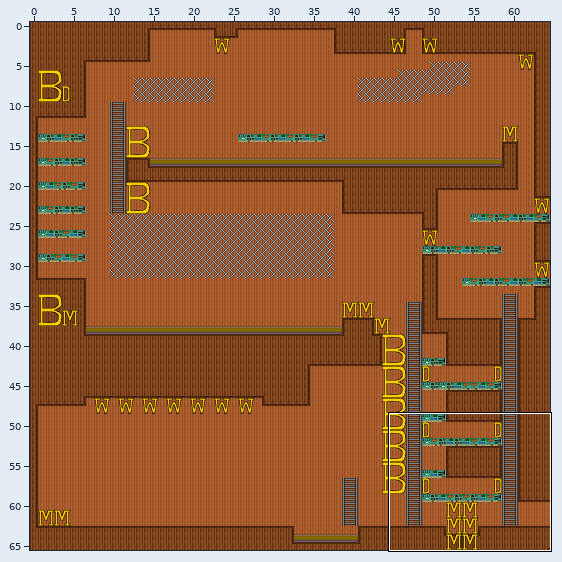
Two states of a Tiled map, tiles_map/LevelComm.tmx. The picture above shows the old version from afar; the outline marks the close-up.
Close-up. First the earlier version:
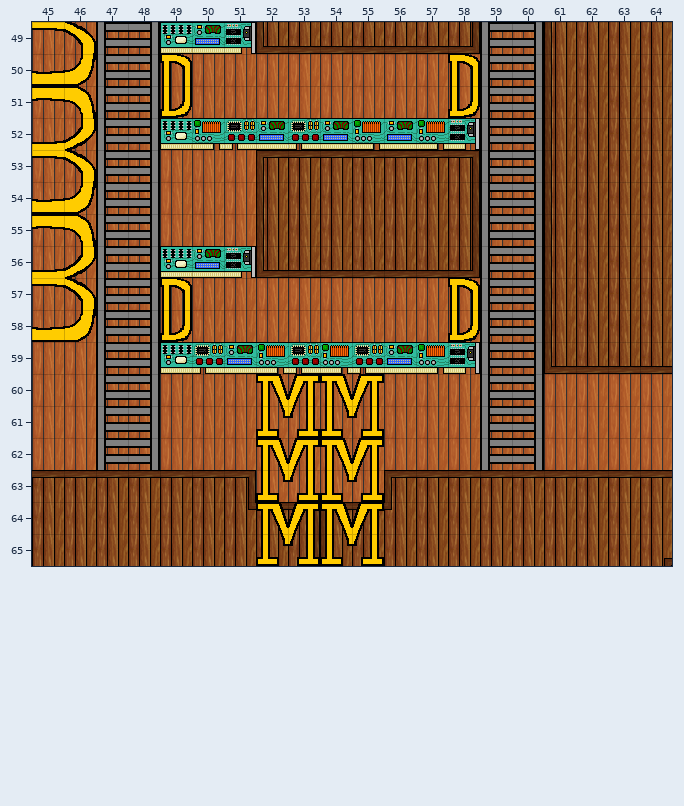
Cells are 32x32 px. Shown: x 45..64, y 49..65. The commit also changed other parts of the map, which this record leaves out. Tiles whose own drawing changed are shown in their newer look in all pictures.
The same view after the edit:
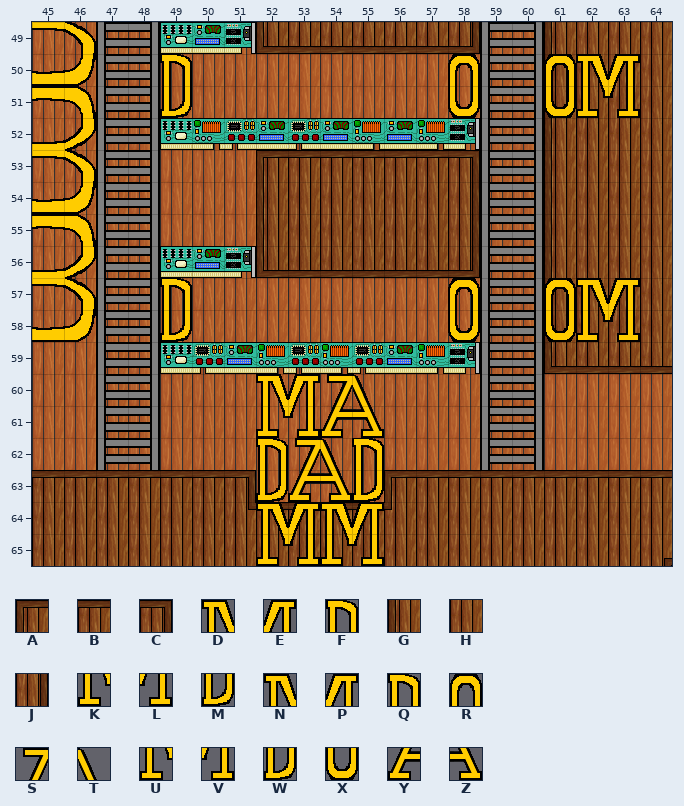
Key: from "set_comm": A 12, B 13, C 14, D 17, E 18, F 19, G 22, H 23, J 24, K 27, L 28, M 29; from "set_comm_letter_anim": N 2, P 3, Q 4, R 5, S 6, T 7, U 12, V 13, W 14, X 15, Y 16, Z 17.
_ is an empty cell.
Tiles replaced or removed in this view: A, C, D, E, F, G, J, K, L, M.
What changed:
Changed rows in their new state; . is an unchanged cell.
Layer "Terrain":
first column x 53:
64 BB
65 HH
Layer "FirstLayer":
first column x 58:
50 R..RNP
51 X..XUV
first column x 52:
57 ......R..RNP
58 ......X..XUV
60 ..ST........
61 ..YZ........
62 QSTQ........
63 WYZW........
64 .PN.........
65 .VU.........
Layer "UpmostLayer":
first column x 58:
50 _
51 _
first column x 58:
57 _
58 _
